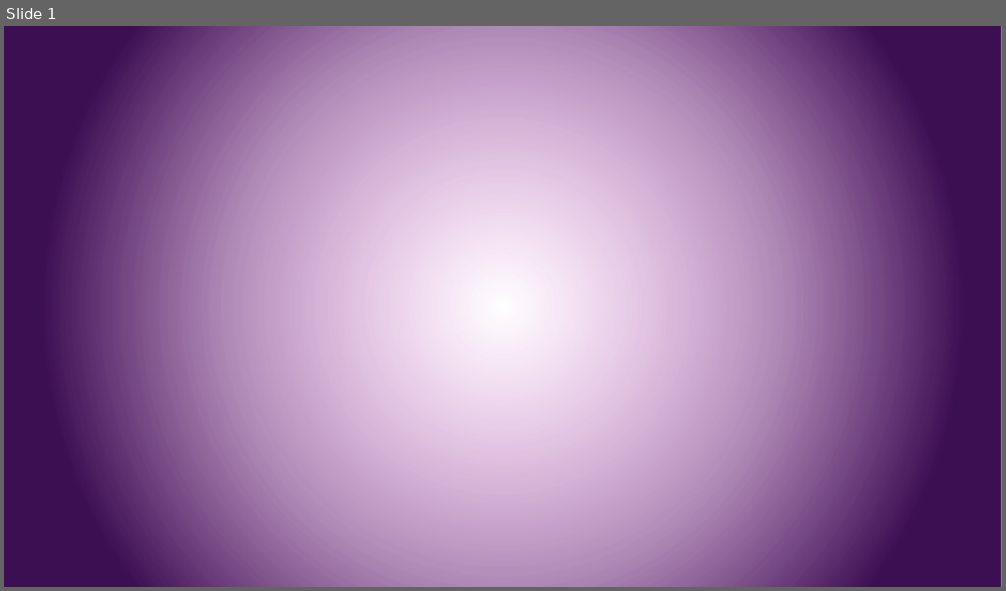
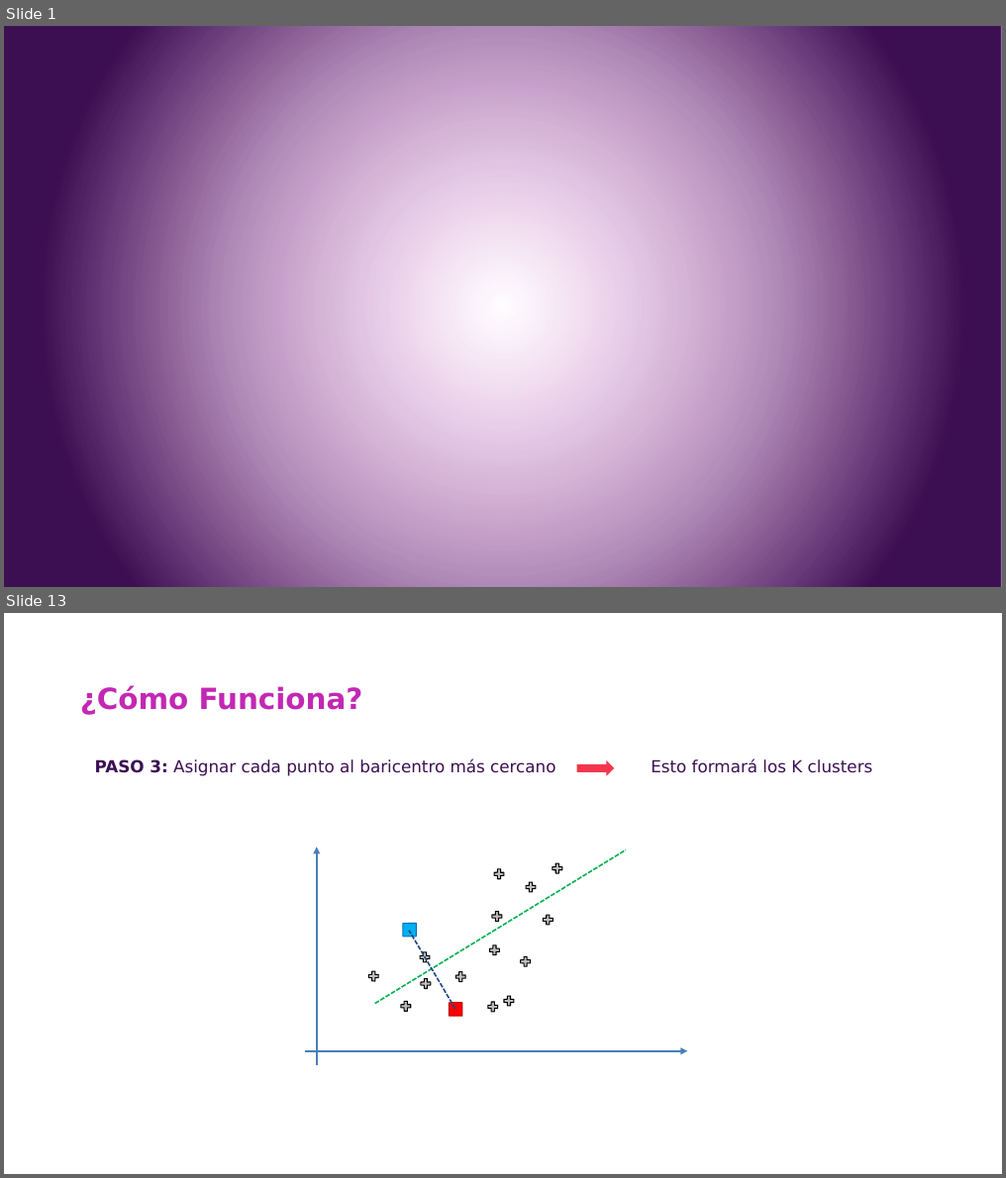
Before and after one commit to csameshiman/Axity_Curso_ML_2023, a slide deck: Diapositivas/Parte 04.Clustering/Sección 04.1.K-Means Clustering/K-Means_Clustering.pptx. Shown one above the other, each under a label of ours: slide 1 before the commit, slides 1 and 13 after it; the slides between them are not shown. The pictures are 1006x591 and 1006x1178 pixels, drawn with LibreOffice and Linux fonts; fonts in the diff are those of the drawing; background and template pictures are left out. Boxes give left, top, right and bottom in pixels: in the first picture for what was removed or moved away, otherwise in the second. Text is boxed around its words. In the diff, an @@ line names an element or a change of style, - is before the commit and + after.

```diff
--- a/Diapositivas/Parte 04.Clustering/Sección 04.1.K-Means Clustering/K-Means_Clustering.pptx
+++ b/Diapositivas/Parte 04.Clustering/Sección 04.1.K-Means Clustering/K-Means_Clustering.pptx
@@ slide 13 added at [4, 613, 1002, 1174], background picture (left out) @@
@@ title added at [80, 685, 363, 715], 28 pt, text #C228B4, bold @@
+¿Cómo Funciona?
@@ text added at [95, 760, 873, 776], 16 pt, text #3C0F53 @@
+PASO 3: Asignar cada punto al baricentro más cercano Esto formará los K clusters
@@ right arrow added at [576, 761, 614, 776], fill #F4364C @@
@@ arrow added from (317, 1065) to (317, 848), #4A7EBB 2.25 pt @@
@@ line added from (375, 1004) to (626, 851), #00B050 1.5 pt dashed @@
@@ freeform shape added at [492, 867, 505, 880], fill #BFBFBF, outline #000000 1 pt @@
@@ freeform shape added at [550, 861, 563, 874], fill #BFBFBF, outline #000000 1 pt @@
@@ freeform shape added at [525, 880, 538, 893], fill #BFBFBF, outline #000000 1 pt @@
@@ diamond added at [396, 917, 423, 944], fill #00B0F0, outline #0070C0 1 pt @@
@@ line added from (455, 1009) to (409, 931), #1F497D 1.5 pt dashed @@
@@ freeform shape added at [491, 910, 504, 923], fill #BFBFBF, outline #000000 1 pt @@
@@ freeform shape added at [542, 914, 554, 926], fill #BFBFBF, outline #000000 1 pt @@
@@ freeform shape added at [419, 951, 431, 963], fill #BFBFBF, outline #000000 1 pt @@
@@ freeform shape added at [488, 945, 501, 957], fill #BFBFBF, outline #000000 1 pt @@
@@ freeform shape added at [520, 956, 532, 968], fill #BFBFBF, outline #000000 1 pt @@
@@ freeform shape added at [367, 969, 380, 982], fill #BFBFBF, outline #000000 1 pt @@
@@ freeform shape added at [419, 977, 432, 990], fill #BFBFBF, outline #000000 1 pt @@
@@ diamond added at [443, 996, 469, 1023], fill #FF0000, outline #C00000 1 pt @@
@@ freeform shape added at [454, 970, 467, 983], fill #BFBFBF, outline #000000 1 pt @@
@@ freeform shape added at [502, 994, 515, 1007], fill #BFBFBF, outline #000000 1 pt @@
@@ freeform shape added at [400, 1000, 412, 1012], fill #BFBFBF, outline #000000 1 pt @@
@@ freeform shape added at [486, 1000, 499, 1013], fill #BFBFBF, outline #000000 1 pt @@
@@ arrow added from (305, 1052) to (687, 1052), #4A7EBB 2.25 pt @@
```
Also in this commit, not shown: 2 slides changed, 44 other slides added, 14 slides removed.
